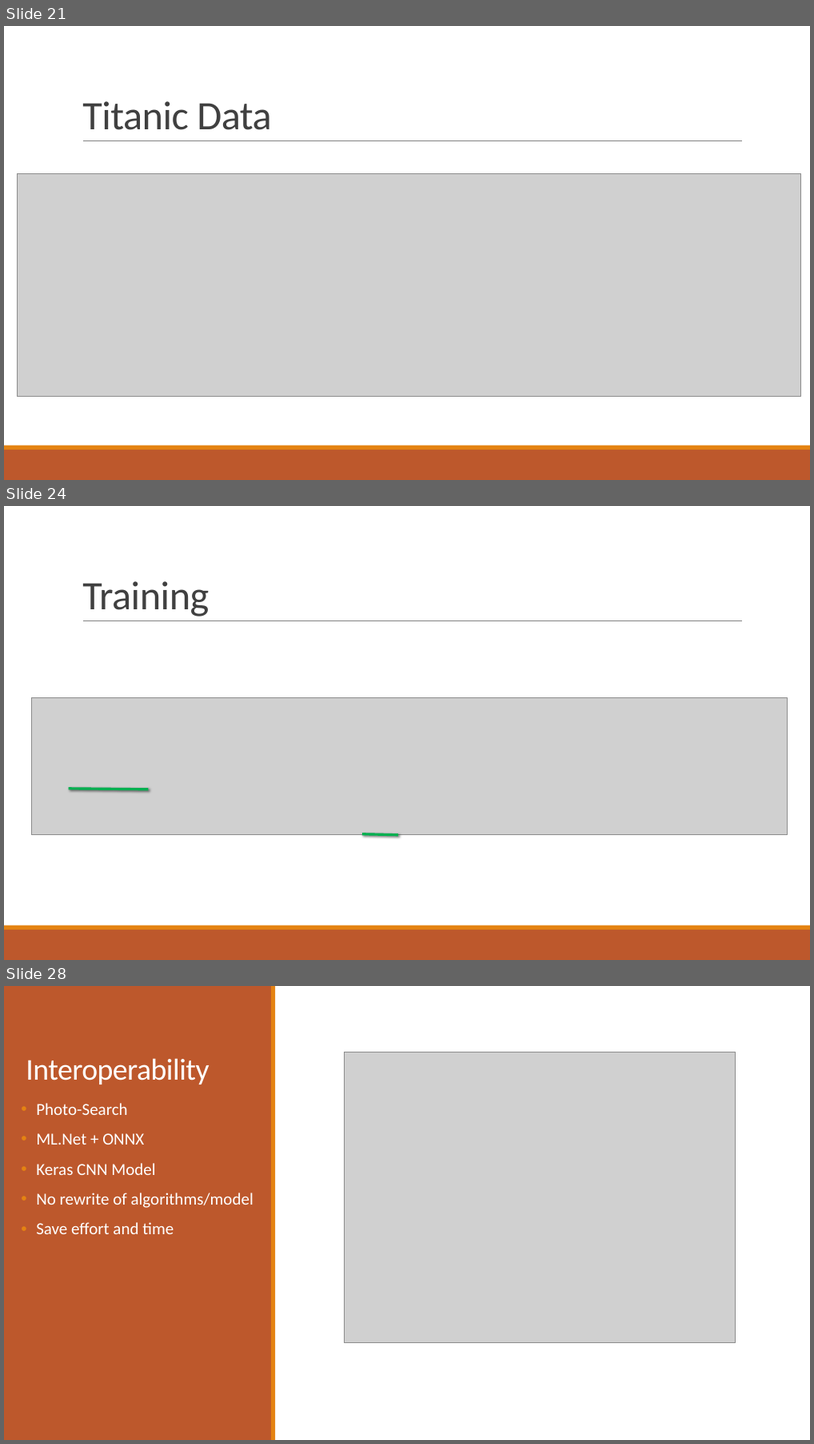
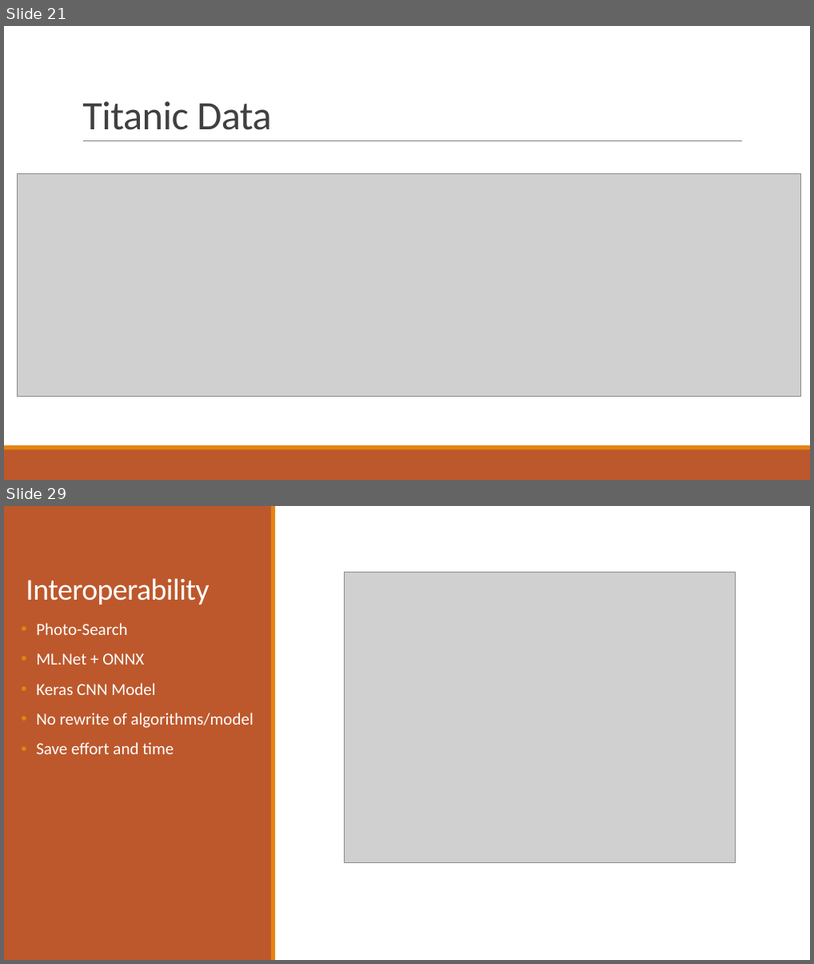
Before and after one commit to praveenraghuvanshi1512/AIML, a slide deck: Meetup_DotNet_10_Aug_2019/ML_Net_Praveen_Raghuvanshi_10_Aug_2019.pptx. Shown one above the other, each under a label of ours: slides 21, 24 and 28 before the commit, slides 21 and 29 after it; the slides between them are not shown. The pictures are 814x1444 and 814x964 pixels, drawn with LibreOffice and Linux fonts; fonts in the diff are those of the drawing; grey boxes stand for pictures. Boxes give left, top, right and bottom in pixels: in the first picture for what was removed or moved away, otherwise in the second. Text is boxed around its words. In the diff, an @@ line names an element or a change of style, - is before the commit and + after.

```diff
--- a/Meetup_DotNet_10_Aug_2019/ML_Net_Praveen_Raghuvanshi_10_Aug_2019.pptx
+++ b/Meetup_DotNet_10_Aug_2019/ML_Net_Praveen_Raghuvanshi_10_Aug_2019.pptx
@@ slide 24 removed at (x1=4, y1=506, x2=810, y2=960), background #FFFFFF; not listed: 3 template elements that a slide beside it also shows @@
@@ title removed at (x1=82, y1=581, x2=209, y2=616) @@
-Training
@@ picture removed at (x1=31, y1=698, x2=787, y2=835) @@
@@ line removed from (69, 788) to (149, 789) @@
@@ line removed from (362, 834) to (398, 835) @@
@@ what was slide 28 is now slide 29 @@
```
Also in this commit, not shown: 5 slides changed, 3 slides added, 1 other slide removed.
